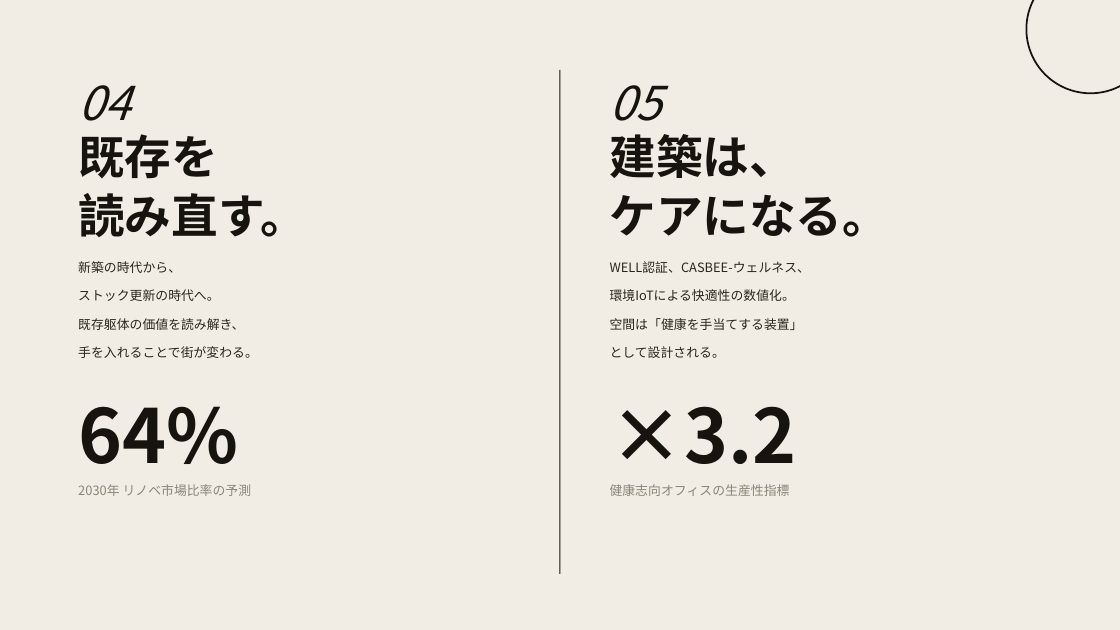
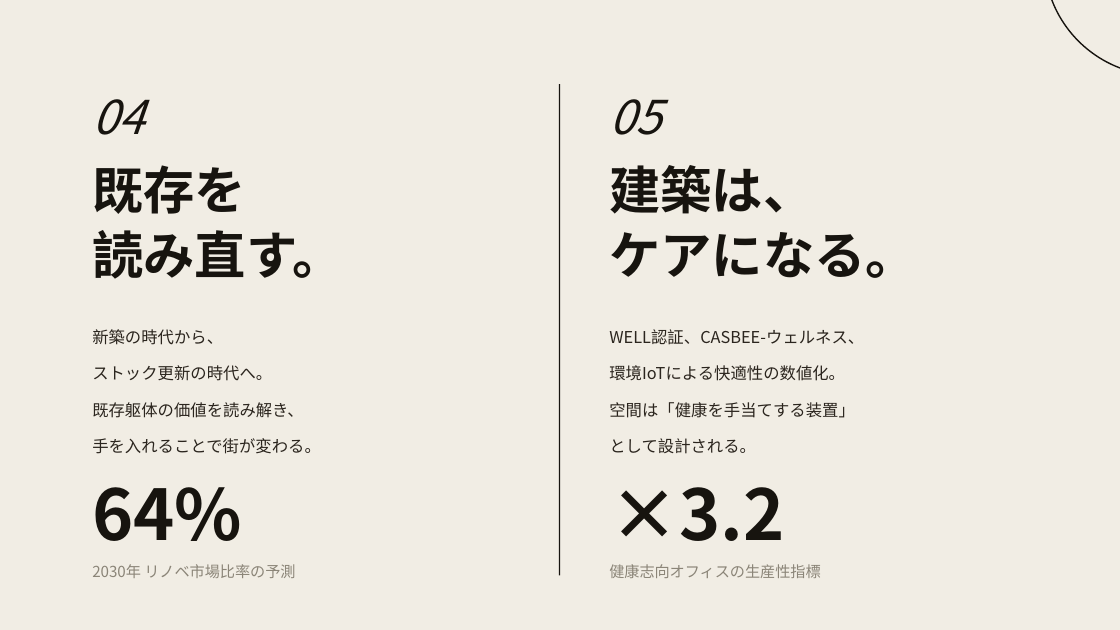
Before and after one commit to horihorihorihorichiz/-, a slide deck: slide 6 of slides/exports/architecture2026_text.pptx. Drawn at 1120x630 pixels with LibreOffice and Linux fonts; fonts in the diff are those of the drawing. Boxes give left, top, right and bottom in pixels: in the first picture for what was removed or moved away, otherwise in the second. Text is boxed around its words. In the diff, an @@ line names an element or a change of style, - is before the commit and + after.

```diff
--- a/slides/exports/architecture2026_text.pptx
+++ b/slides/exports/architecture2026_text.pptx
@@ ellipse: place and size @@
-ellipse at (1027,0,1120,93)
+ellipse at (1044,0,1120,76)
@@ ellipse at (1044,0,1120,76): outline #17140F 1.5 pt to #17140F 1.2 pt @@
@@ text "04": place and size @@
-text "04" at (78,85,130,121)
+text "04" at (92,99,144,135)
@@ rectangle: place and size @@
-rectangle at (560,70,560,574)
+rectangle at (560,84,560,576)
@@ text "05": place and size @@
-text "05" at (610,85,662,121)
+text "05" at (609,99,661,135)
@@ text "既存を": place and size @@
-text "既存を" at (78,134,306,237)
+text "既存を" at (92,165,344,279)
@@ text "既存を" at (92,165,344,279): size 40 to 44 pt @@
@@ text "建築は、" at (609,165,917,278): size 40 to 44 pt @@
@@ text "建築は、": place and size @@
-text "建築は、" at (610,134,890,237)
+text "建築は、" at (609,165,917,278)
@@ text "新築の時代から、": place and size @@
-text "新築の時代から、" at (78,261,258,358)
+text "新築の時代から、" at (92,329,321,454)
@@ text "新築の時代から、" at (92,329,321,454): size 11 to 14 pt @@
@@ text "WELL認証、CASBEE-ウェルネス、" at (609,329,864,454): size 11 to 14 pt @@
@@ text "WELL認証、CASBEE-ウェルネス、": place and size @@
-text "WELL認証、CASBEE-ウェルネス、" at (610,261,810,358)
+text "WELL認証、CASBEE-ウェルネス、" at (609,329,864,454)
@@ text "64%": place and size @@
-text "64%" at (78,406,238,464)
+text "64%" at (92,487,242,541)
@@ text "64%" at (92,487,242,541): size 64 to 60 pt @@
@@ text "×3.2" at (609,487,784,541): size 64 to 60 pt @@
@@ text "×3.2": place and size @@
-text "×3.2" at (610,406,797,464)
+text "×3.2" at (609,487,784,541)
@@ text "2030年 リノベ市場比率の予測": place and size @@
-text "2030年 リノベ市場比率の予測" at (78,484,252,496)
+text "2030年 リノベ市場比率の予測" at (92,564,295,578)
@@ text "2030年 リノベ市場比率の予測" at (92,564,295,578): size 11 to 13 pt @@
@@ text "健康志向オフィスの生産性指標" at (609,564,820,578): size 11 to 13 pt @@
@@ text "健康志向オフィスの生産性指標": place and size @@
-text "健康志向オフィスの生産性指標" at (610,484,790,496)
+text "健康志向オフィスの生産性指標" at (609,564,820,578)
```
Also in this commit, not shown: 6 other slides changed, 1 other file.
